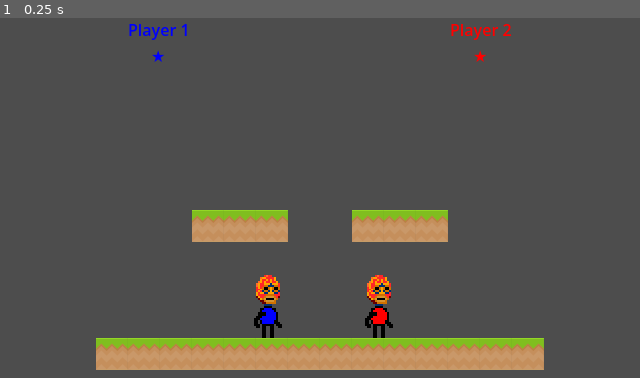
Above: before the commit, frame 1.
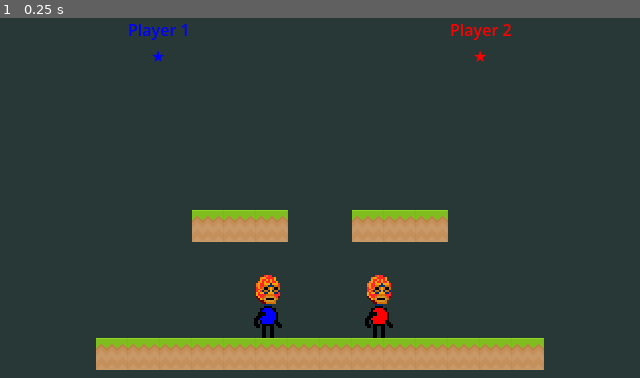
Above: after the commit, the same moment.

Repository: doctor-g/GGJ26
Game: Godot game, scene res://world/world.tscn
Two runs of this game, one before a commit and one after it. Both use one fixed random seed, a clock stepped at 60 frames per second and the inputs below. This scene is started directly instead of the project's main scene.
Inputs:
- Up to frame 1 (0.25 s): no input

The runs differ from the first frame. In frame 1, 90% of the frame differs, in the area x 0-100%, y 0-100%.

Commit message:
Add background color

Diff:
--- a/project/world/world.gd
+++ b/project/world/world.gd
@@ -1,4 +1,4 @@
-extends Node2D
+extends Control
 
 const COLORS : Array[Color] = [Color.BLUE, Color.RED, Color.GREEN, Color.YELLOW]
 const MAX_PLAYERS := 2
--- a/project/world/world.tscn
+++ b/project/world/world.tscn
@@ -15,9 +15,24 @@
 physics_layer_0/collision_layer = 1
 sources/1 = SubResource("TileSetAtlasSource_tlwt5")
 
-[node name="World" type="Node2D" unique_id=753451201]
+[node name="World" type="Control" unique_id=537833106]
+layout_mode = 3
+anchors_preset = 15
+anchor_right = 1.0
+anchor_bottom = 1.0
+grow_horizontal = 2
+grow_vertical = 2
 script = ExtResource("1_fj7yv")
 guy_scene = ExtResource("1_f3sb7")
+
+[node name="Background" type="ColorRect" parent="." unique_id=2088785746]
+layout_mode = 1
+anchors_preset = 15
+anchor_right = 1.0
+anchor_bottom = 1.0
+grow_horizontal = 2
+grow_vertical = 2
+color = Color(0.15525219, 0.22029793, 0.2134858, 1)
 
 [node name="TileMapLayer" type="TileMapLayer" parent="." unique_id=827048682]
 tile_map_data = PackedByteArray("AAADAAoAAQAAAAAAAAAEAAoAAQAAAAAAAAAFAAoAAQAAAAAAAAAGAAoAAQAAAAAAAAAHAAoAAQAAAAAAAAAIAA …(240 unchanged characters)…
